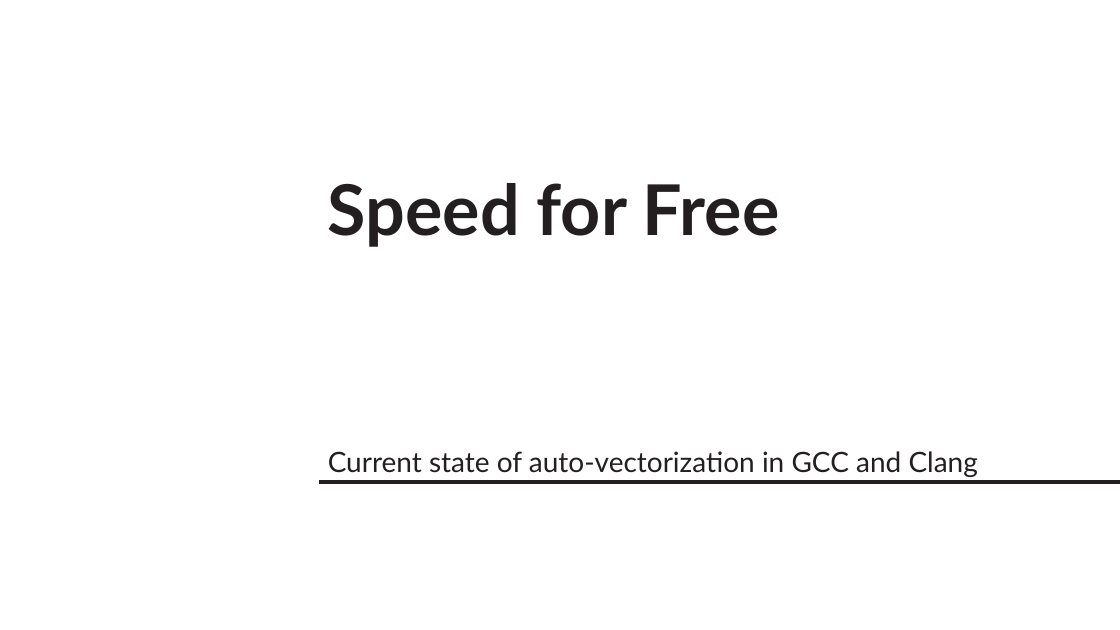
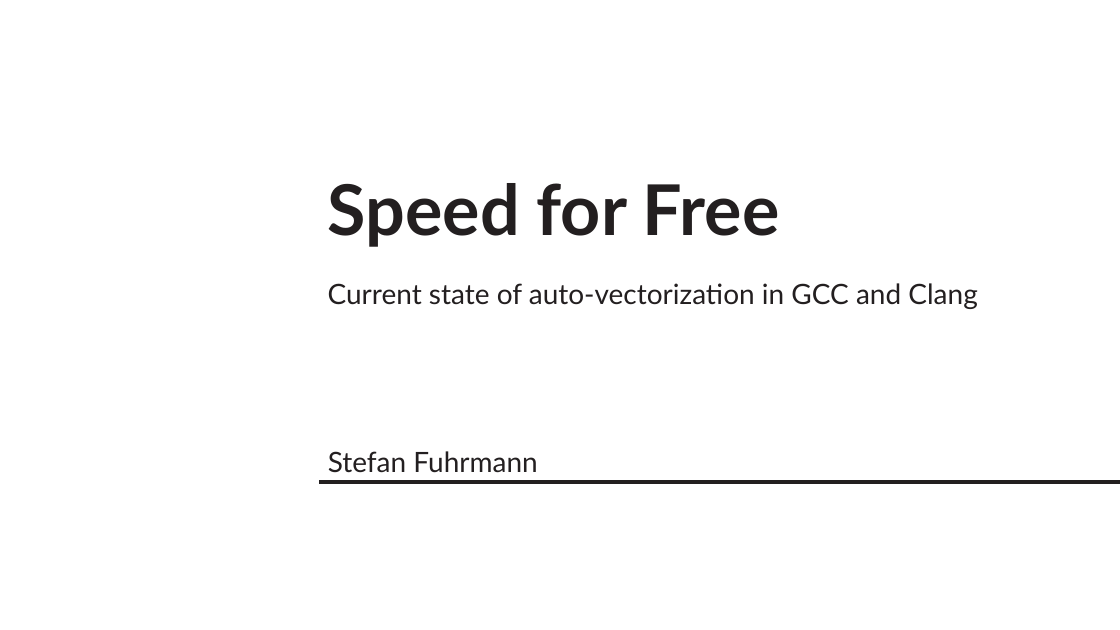
Before and after one commit to stefeff/auto-vectorization, a slide deck: slide 1 of presentation/speed_for_free.odp. Drawn at 1120x630 pixels with LibreOffice and Linux fonts; fonts in the diff are those of the drawing; background and template pictures are left out. Boxes give left, top, right and bottom in pixels: in the first picture for what was removed or moved away, otherwise in the second. Text is boxed around its words. In the diff, an @@ line names an element or a change of style, - is before the commit and + after.

```diff
--- a/presentation/speed_for_free.odp
+++ b/presentation/speed_for_free.odp
@@ text "Current state of auto-vectorization in ...": place and size @@
-text "Current state of auto-vectorization in ..." at [328, 451, 978, 477]
+text "Current state of auto-vectorization in ..." at [328, 283, 977, 309]
@@ subtitle added at [328, 451, 537, 473], 24 pt, text #231F20 @@
+Stefan Fuhrmann
```
Also in this commit, not shown: 21 other slides changed, 1 other file.
